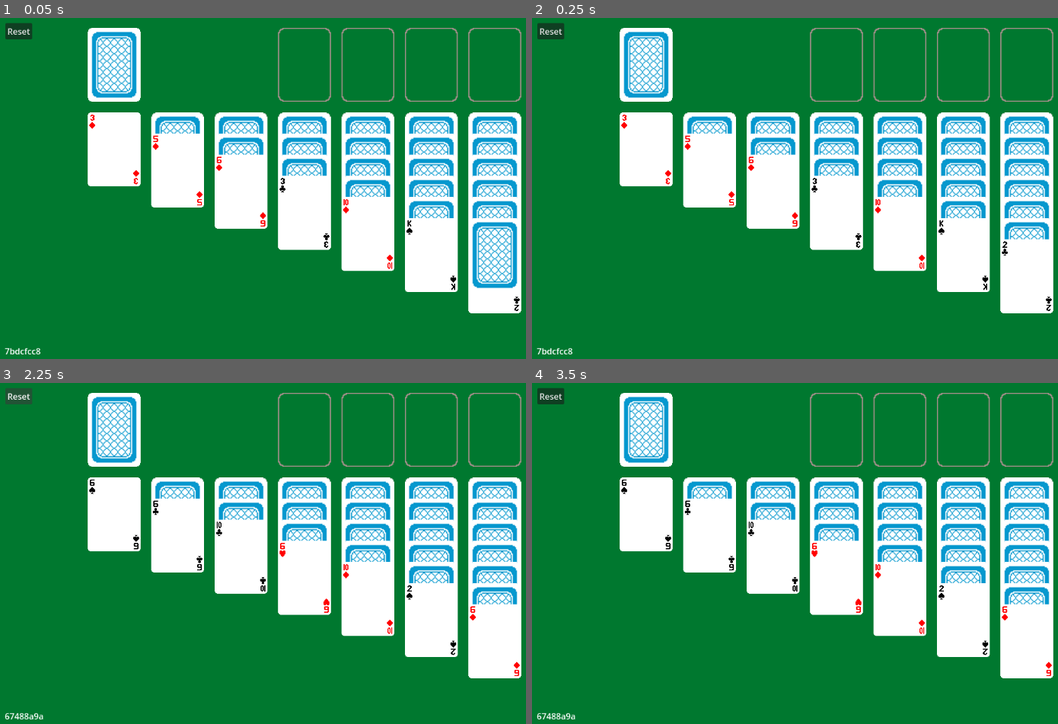
Above: before the commit, frames 1-4 (two rows, left to right).
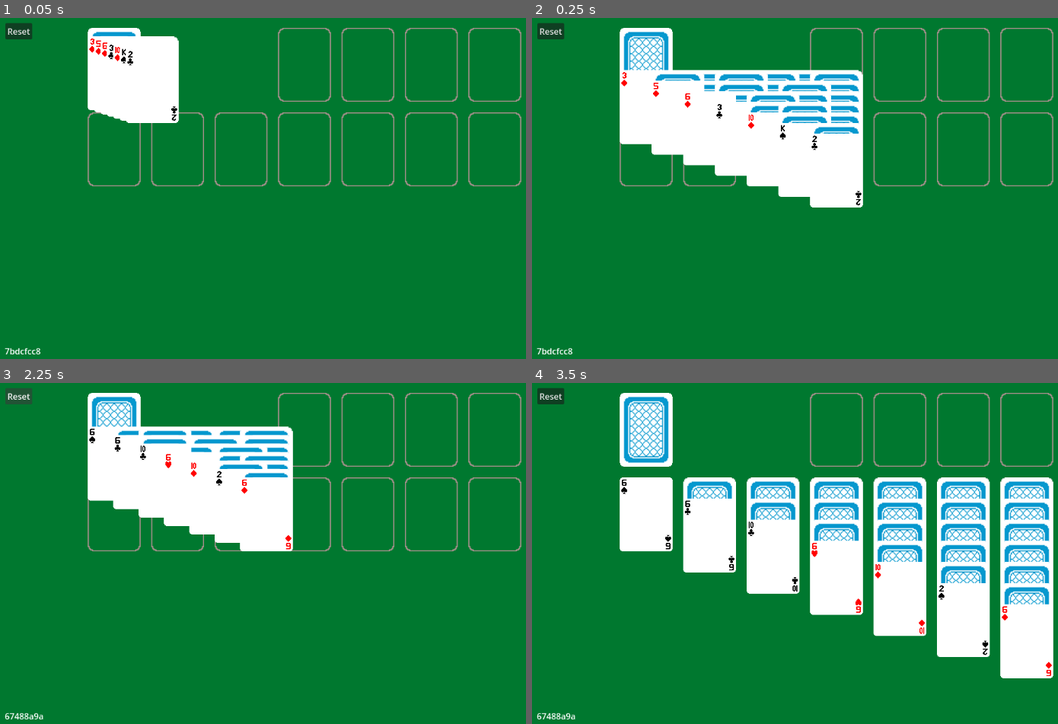
Above: after the commit, the same moments.

Repository: pmaitland/Patience
Game: Godot game, scene res://scenes/klondike.tscn
Same seed, same stepped clock (60 frames per second), same inputs: the game is played once before the commit and once after it.
Inputs (mouse positions are in pixels of both pictures, inside the frame that each line leads up to):
- Up to frame 1 (0.05 s): no input
- Up to frame 2 (0.25 s): no input
- Up to frame 3 (2.25 s): drag from (305, 430) to (494, 430) at 0.52 s; tap Enter at 1.25 s; drag from (368, 430) to (115, 515) at 1.27 s; click "Reset" at 2 s
- Up to frame 4 (3.5 s): move the mouse to (963, 430) at 2.77 s; click (963, 430) at 2.92 s

The runs differ from the first frame. In frame 1, 32% of the frame differs, in the area x 16-100%, y 5-87%; in frame 2, 30%; in frame 3, 32%, in the area x 16-100%, y 12-87%; in frame 4, nothing differs.

Commit message:
fly from stock to depot

Diff:
--- a/patience/scenes/klondike.tscn
+++ b/patience/scenes/klondike.tscn
@@ -82,6 +82,7 @@
 [node name="Cards" type="Node2D" parent="Stock"]
 
 [node name="Cards" type="Node2D" parent="."]
+position = Vector2(216, 90)
 
 [node name="SeedLabel" type="Label" parent="."]
 offset_left = 9.0
--- a/patience/scripts/card.gd
+++ b/patience/scripts/card.gd
@@ -30,6 +30,7 @@
 var child_card: Node2D = null
 
 var t: float = 0.0
+var delta_mult: float = 2.0
 
 func _process(_delta: float) -> void:
 	var current_mouse_position: Vector2 = get_global_mouse_position()
@@ -41,6 +42,7 @@
 			global_position.y += 40
 
 	if trigger_dragging():
+		delta_mult = 10.0
 		toggle_being_dragged()
 
 	if being_dragged:
@@ -88,7 +90,7 @@
 
 func _physics_process(delta: float) -> void:
 	if returning_to_pre_drag_position:
-		t += delta * 10
+		t += delta * delta_mult
 		if z_index < 1000:
 			z_index += 1000
 		global_position = post_drag_position.lerp(pre_drag_position, t)
--- a/patience/scripts/klondike.gd
+++ b/patience/scripts/klondike.gd
@@ -40,7 +40,6 @@
 		var previous_card: Node2D = null
 		for card_count: int in range(depot_number+1):
 			var card: Node2D = new_cards[0]
-			card.global_position = Vector2(depot.global_position.x, depot.global_position.y + card_count * 40)
 			card.in_depot = true
 			new_cards.remove_at(0)
 			if previous_card != null:
@@ -50,6 +49,10 @@
 			if card_count == depot_number:
 				card.dragging_blocked = false
 				card.flip()
+			card.z_index += card_count
+			card.post_drag_position = stock.global_position
+			card.pre_drag_position = Vector2(depot.global_position.x, depot.global_position.y + card_count * 40)
+			card.returning_to_pre_drag_position = true
 
 	for card: Node2D in new_cards:
 		cards.remove_child(card)
